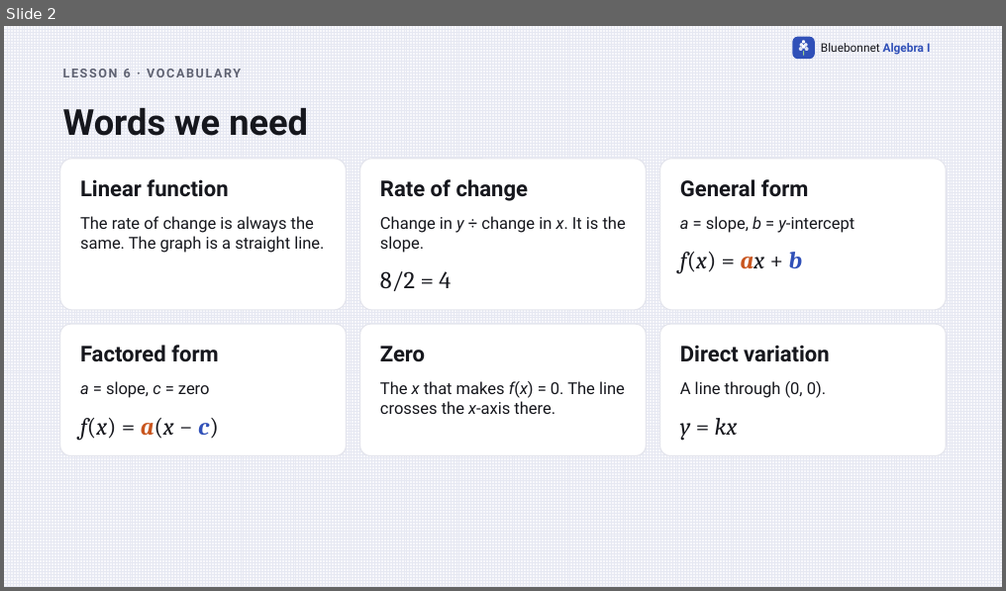
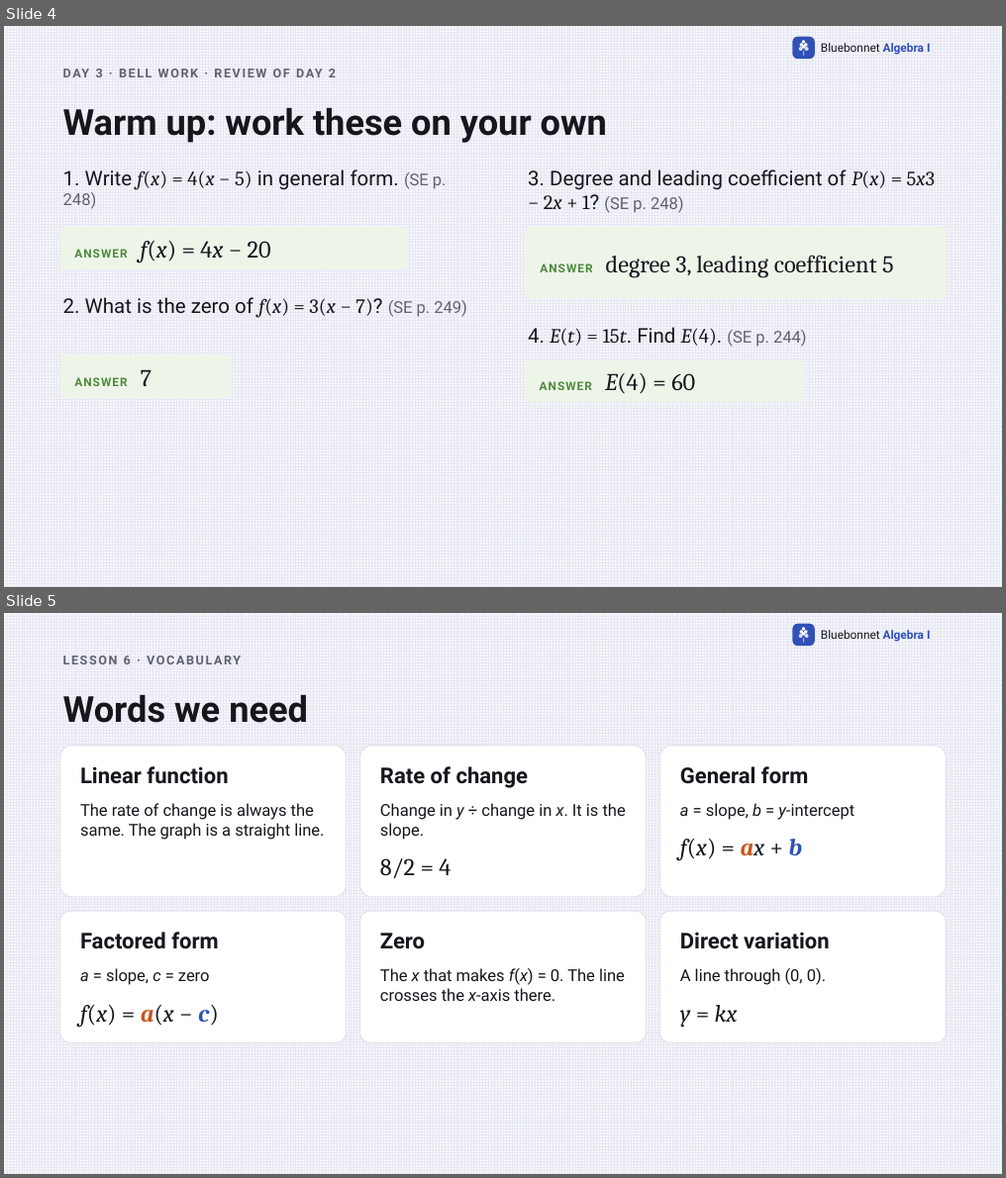
Before and after one commit to Apolloat2022/Algebra1M2U1L4, a slide deck: IEP/lesson6-representations-IEP.pptx. Shown one above the other, each under a label of ours: slide 2 before the commit, slides 4 and 5 after it. The pictures are 1006x591 and 1006x1178 pixels, drawn with LibreOffice and Linux fonts; fonts in the diff are those of the drawing. Boxes give left, top, right and bottom in pixels: in the first picture for what was removed or moved away, otherwise in the second. Text is boxed around its words. In the diff, an @@ line names an element or a change of style, - is before the commit and + after.

```diff
--- a/IEP/lesson6-representations-IEP.pptx
+++ b/IEP/lesson6-representations-IEP.pptx
@@ slide 4 added at bbox=[4, 26, 1002, 587], background pattern #E6E8F2 on #F7F7FB; not listed: 9 template elements that a slide beside it also shows @@
@@ text added at bbox=[96, 69, 336, 77], 12 pt, text #5F6272, bold @@
+DAY 3 · BELL WORK · REVIEW OF DAY 2
@@ text added at bbox=[63, 107, 607, 143], 34.5 pt, text #16171D, bold @@
+Warm up: work these on your own
@@ text added at bbox=[63, 170, 447, 209], 19.5 pt, text #16171D @@
+1. Write f(x) = 4(x − 5) in general form. (SE p. 248)
@@ text added at bbox=[528, 170, 935, 213], 19.5 pt, text #16171D @@
+3. Degree and leading coefficient of P(x) = 5x3 − 2x + 1? (SE p. 248)
@@ rounded rectangle added at bbox=[60, 227, 407, 271], fill #EDF5E9, 23.2 pt, text #16171D @@
+ANSWER f(x) = 4x − 20
@@ rounded rectangle added at bbox=[525, 227, 945, 298], fill #EDF5E9, 23.2 pt, text #16171D @@
+ANSWER degree 3, leading coefficient 5
@@ text added at bbox=[63, 297, 467, 318], 19.5 pt, text #16171D @@
+2. What is the zero of f(x) = 3(x − 7)? (SE p. 249)
@@ text added at bbox=[528, 327, 807, 347], 19.5 pt, text #16171D @@
+4. E(t) = 15t. Find E(4). (SE p. 244)
@@ rounded rectangle added at bbox=[60, 356, 230, 398], fill #EDF5E9, 11.2 pt, text #4F8A3C, bold @@
+ANSWER 7
@@ rounded rectangle added at bbox=[525, 361, 804, 403], fill #EDF5E9, 23.2 pt, text #16171D @@
+ANSWER E(4) = 60
@@ what was slide 2 is now slide 5 @@
```
Also in this commit, not shown: 2 other slides added, 6 other files.
